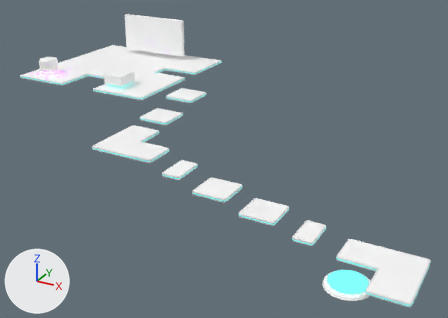
An edit to the glTF model public/future_scene.glb, drawn before and after from the same camera.
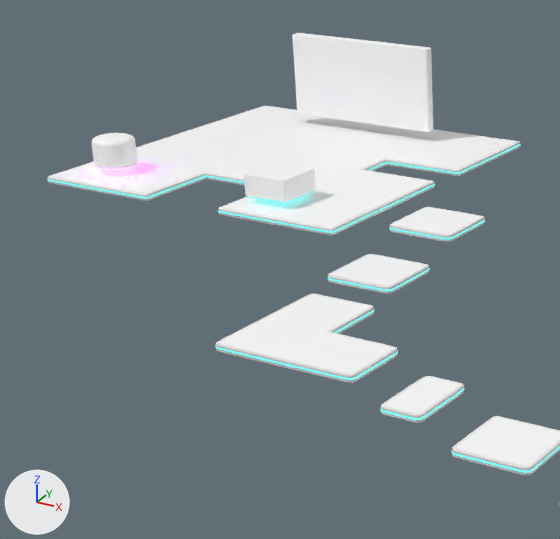
There are two pictures of each version: one whole from a 50 mm camera at (31.8, -50.1, 55.9) aimed at (-26.1, 55.0, 3.3), one close up on the part from 0% to 53% of the width and 0% to 72% of the height. Lighting does not change. The marker at lower left points along +X, +Y and +Z. Where no turn or scale is listed for an object, it has been applied to the vertices. Vertices at the same position are counted once.

Names of what the first close-up shows: '3_4Platform.003', 'AsOne', 'LongPlatformSmall.003', 'Platform.003', 'Platform.004', 'Platform.006'.
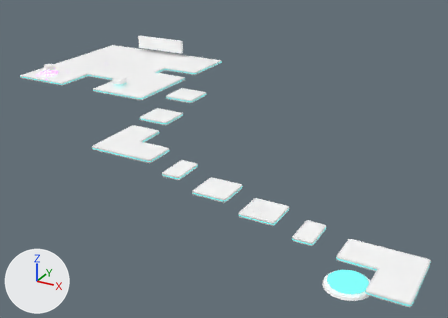
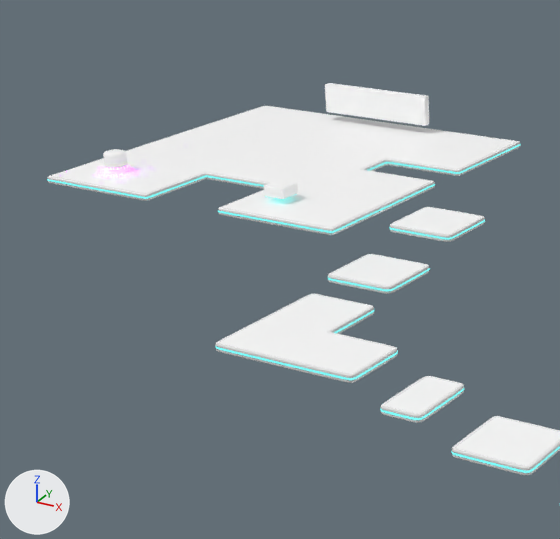
Pixel boxes (x1, y1, x2, y2) of what changed, in the close-ups (560 x 539 px; the box of a moved part takes in the faces that stretch with it):
'AsOne', reshaped (25% shorter)
    before: (47, 33, 521, 235)
    after: (47, 83, 521, 235)
part 1 of me_plane_002, moved or reshaped
    before: (248, 191, 314, 204)
    after: (265, 194, 297, 200)
part 2 of me_plane_002, moved or reshaped
    before: (292, 33, 433, 132)
    after: (325, 83, 429, 126)
part 3 of me_plane_002, moved or reshaped
    before: (244, 162, 316, 203)
    after: (264, 180, 298, 199)
part 4 of me_plane_002, moved or reshaped
    before: (91, 133, 137, 170)
    after: (103, 149, 127, 169)
part 5 of me_plane_002, moved or reshaped (not visible afterwards)
    before: (103, 167, 130, 170)

What changed in the scene script:
```text
Change me_plane_002:
    where me_plane_002.from_pydata(...)  # 4404 vertices, 8780 faces; spans x -17.8..17.8, y -17.8..17.8, z -0.4..10.5
    used by ob_asone; location = (-62.69, 70.41, 14.23)
    me_plane_002 part 1: the loose piece of 600 vertices spanning x 6.0..10.5, y -15.1..-10.5, z 0.9..2.9 is scaled about its middle by 0.48, then moved by (0.0, 0.0, -0.6)
    me_plane_002 part 2: the loose piece of 600 vertices spanning x -9.0..9.0, y 12.6..13.7, z 1.4..10.5 is scaled about its middle by (0.76, 0.878, 0.355), then moved by (0.0, 2.6, -3.1)
    me_plane_002 part 3: the loose piece of 600 vertices spanning x 5.8..10.6, y -15.2..-10.3, z 1.1..3.2 is scaled about its middle by 0.48, then moved by (0.0, 0.0, -0.8)
    me_plane_002 part 4: the loose piece of 640 vertices spanning x -15.1..-10.7, y -14.9..-10.6, z 0.9..3.9 is scaled about its middle by 0.53, then moved by (0.0, 0.0, -0.8)
    me_plane_002 part 5: the loose piece of 640 vertices spanning x -15.0..-10.8, y -14.9..-10.7, z 0.9..3.8 is scaled about its middle by 0.53, then moved by (0.0, 0.0, -0.8)
```
